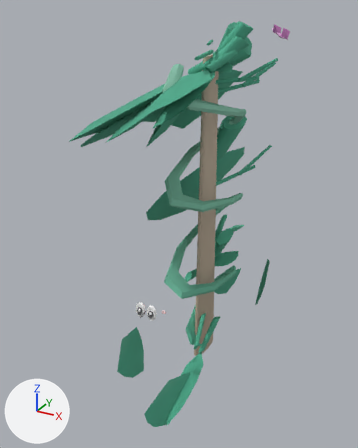
The glTF model web-forest/public/model/species/dioscorea-alata.glb: old version first, new version second.
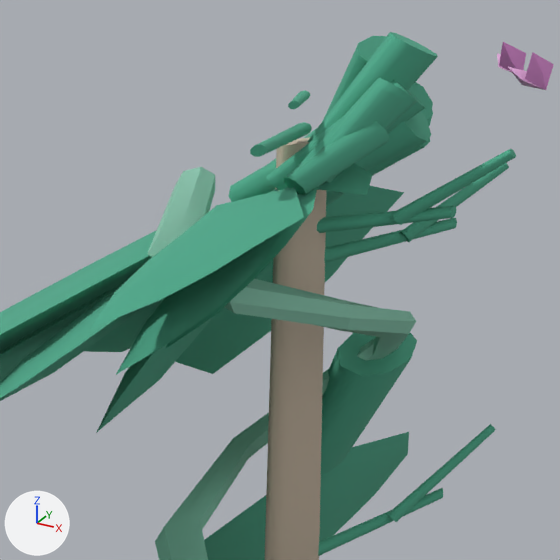
The first picture shows the older version from a camera (50 mm lens) standing at (0.643, -1.291, 1.013) and looking at (-0.033, -0.063, 0.399). The close-ups show the older and then the newer version on the part from 32% to 82% of the width and 2% to 42% of the height of that picture. Only the edits that show in the close-ups are written down. Lighting does not change. The marker at lower left points along +X, +Y and +Z. Where no turn or scale is listed for an object, it has been applied to the vertices. Vertices at exactly the same position are counted once.

The first close-up shows 'climber', 'p14', 'p15', 'p16', 'p17', 'p18', 'p19', 'p20', 'p21', 'p7', 'p8', 'p9' and 4 more.
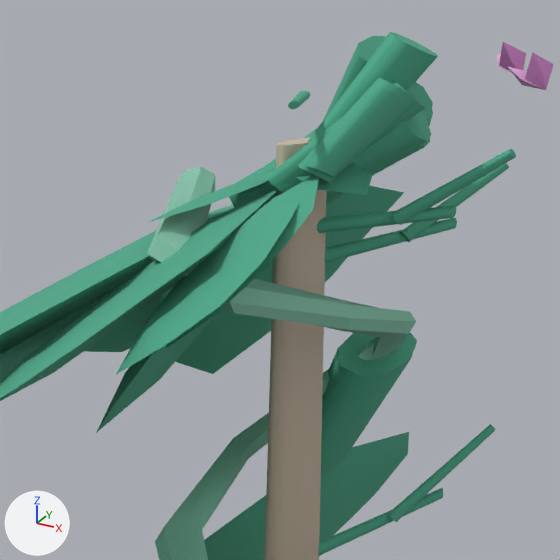
What changed in the scene script:
```text
Change me_mesh_21:
    used by ob_p21; location = (0.082, -0.106, 0.909)
    remove me_mesh_21.from_pydata(...)  # 57 vertices, 104 faces; spans x -0.003..0.09, y -0.383..0.035, z -0.085..0.01
    add me_mesh_21.from_pydata(...)  # 10 vertices, 16 faces; spans x -0.031..0.005, y -0.202..0.0, z -0.024..0.0
    me_mesh_21 part 1: the loose piece of 37 vertices spanning x 0.008..0.09, y -0.383..0.035, z -0.085..0.01 is deleted
    me_mesh_21 part 2
    19 vertices are removed from x -0.003..0.051, y -0.181..0.01, z -0.005..0.005
    36 faces are deleted
    9 vertices are added at x -0.031..0.005, y -0.202..-0.047, z -0.024..-0.005
    16 new faces join them
Change ob_p21:
    ob_p21.location: (0.082, -0.106, 0.909) -> (0.082, -0.106, 0.883)
```

Changed parts and their boxes [x1, y1, x2, y2] in the close-ups (560 x 560 px):
'p21', reshaped, moved: before [90, 121, 390, 329]; after [146, 172, 271, 223]
part 1 of me_mesh_21, deleted (green): before [90, 121, 390, 329]
part 2 of me_mesh_21, reshaped: before [250, 122, 312, 157]; after [146, 172, 271, 223]
